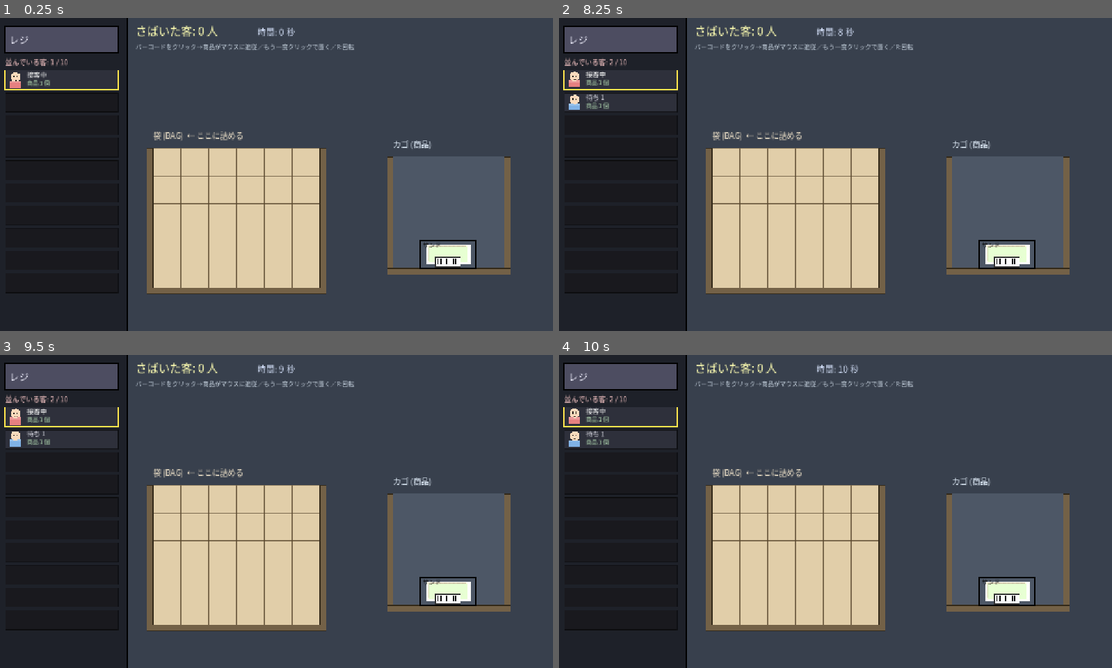
Above: before the commit, frames 1-4 (two rows, left to right).
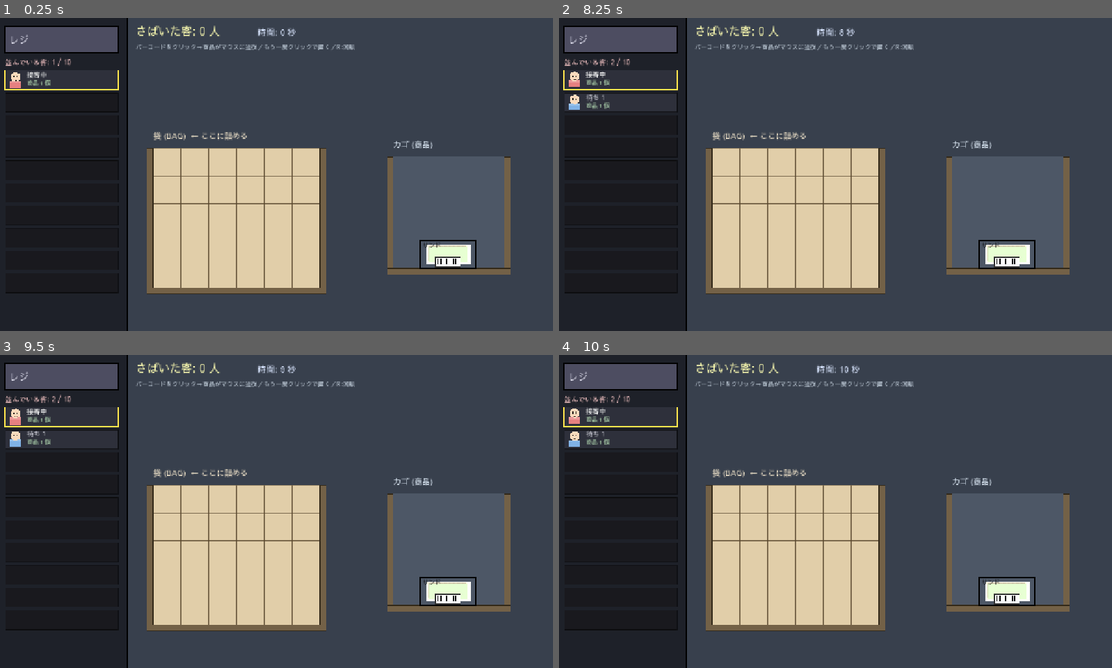
Above: after the commit, the same moments.

Repository: dala00/godot-convini
Game: Godot game, scene res://scenes/main.tscn
Same seed, same stepped clock (60 frames per second), same inputs: the game is played once before the commit and once after it.
Inputs (mouse positions are in pixels of both pictures, inside the frame that each line leads up to):
- Up to frame 1 (0.25 s): no input
- Up to frame 2 (8.25 s): tap Enter at 0.5, 5 s; move the mouse to (957, 158) at 0.52 s; tap R every 1.5 s from 0.6 to 8.1 s; click (957, 158) at 0.67 s; drag from (724, 190) to (807, 237) at 1.27 s; move the mouse to (890, 105) at 2.02 s; click (890, 105) at 2.17 s; tap Space at 2.75, 5.75 s; drag from (807, 237) to (664, 127) at 2.77 s; move the mouse to (1001, 221) at 3.52 s; click (1001, 221) at 3.67 s; drag from (664, 127) to (752, 96) at 4.27 s; move the mouse to (863, 174) at 5.02 s; click (863, 174) at 5.17 s; drag from (752, 96) to (724, 190) at 5.77 s; move the mouse to (957, 158) at 6.52 s; click (957, 158) at 6.67 s; drag from (724, 190) to (807, 237) at 7.27 s; move the mouse to (890, 105) at 8.02 s; click (890, 105) at 8.17 s
- Up to frame 3 (9.5 s): drag from (248, 574) to (105, 464) at 8.77 s
- Up to frame 4 (10 s): move the mouse to (1001, 558) at 9.52 s; tap R at 9.6 s; click (1001, 558) at 9.67 s

The runs differ from the first frame. In frame 1, 0.9% of the frame differs, in the area x 1-80%, y 2-74%; in frame 2, 1.0%; in frame 3, 1.0%; in frame 4, 1.0%.

Commit message:
Web書き出しの文字化けを修正（OFL日本語フォントをサブセット同梱）
- 原因: SystemFont(Meiryo等OSフォント)はWeb実行環境にOSフォントが無く豆腐化
- 対処: Sawarabi Gothic(OFL)を使用文字のみにサブセット化(約85KB)し fonts/ に同梱、_make_jp_fontで優先ロード（SystemFontはフォールバック）
- fonts/SawarabiGothic-OFL.txt 同梱（ライセンス）
- README にフォントクレジット追記
- export_presets.cfg / resources(アイコン) も追加
※ exports/ の中身を再エクスポート済み。unityroomへ再アップロードで文字化け解消

Co-Authored-By: Claude Opus 4.8 (1M context) <noreply@anthropic.com>

Diff:
--- a/scripts/game_manager.gd
+++ b/scripts/game_manager.gd
@@ -97,8 +97,16 @@
 				c["texture"] = t
 
 func _make_jp_font() -> Font:
+	# 同梱フォント（サブセット化したOFLの日本語）を使う。
+	# SystemFontはWeb書き出しでOSフォントが無く文字化けするため、必ず埋め込みフォントを優先。
+	var path := "res://fonts/convini_jp.ttf"
+	if ResourceLoader.exists(path):
+		var f = load(path)
+		if f is Font:
+			return f
+	# フォールバック（フォント未取り込み時のデスクトップ用）
 	var sf := SystemFont.new()
-	sf.font_names = PackedStringArray(["Meiryo", "Meiryo UI", "Yu Gothic UI", "Yu Gothic", "MS Gothic", "Noto Sans CJK JP"])
+	sf.font_names = PackedStringArray(["Meiryo", "Yu Gothic UI", "MS Gothic", "Noto Sans CJK JP"])
 	return sf
 
 func _build_walls() -> void:
Not shown, added: export_presets.cfg
Not shown, added: fonts/SawarabiGothic-OFL.txt
Binary file added: fonts/convini_jp.ttf
Not shown, added: fonts/convini_jp.ttf.import
Not shown, added: resources/.gdignore
Binary file added: resources/icon.jpg
Binary file added: resources/icon.png
Not shown, added: screenshot.png.import
Not shown, changed: README.md
